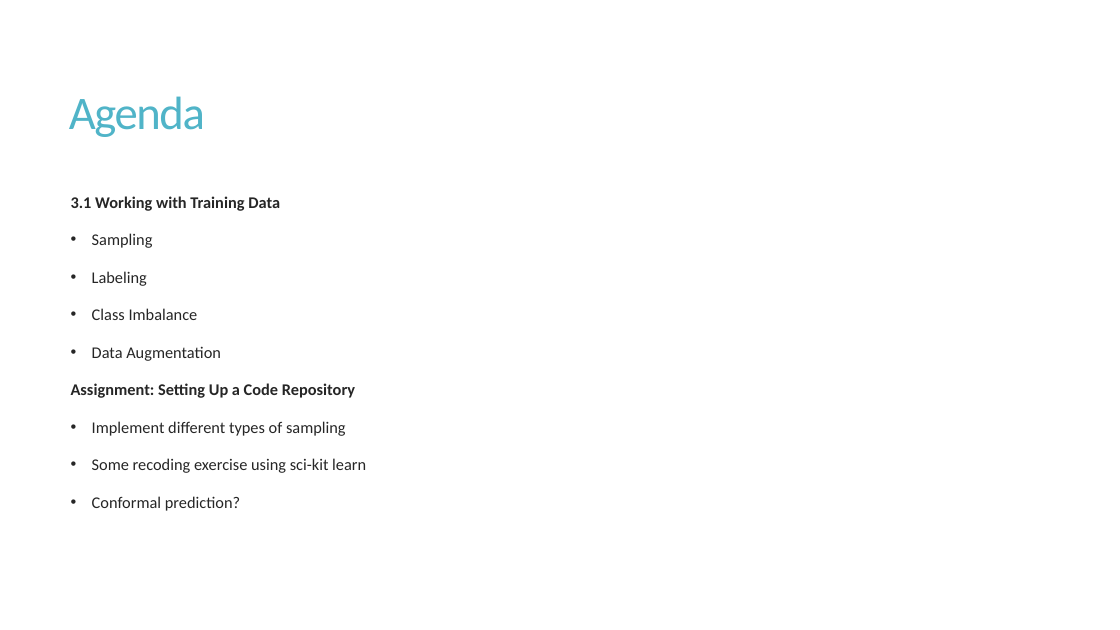
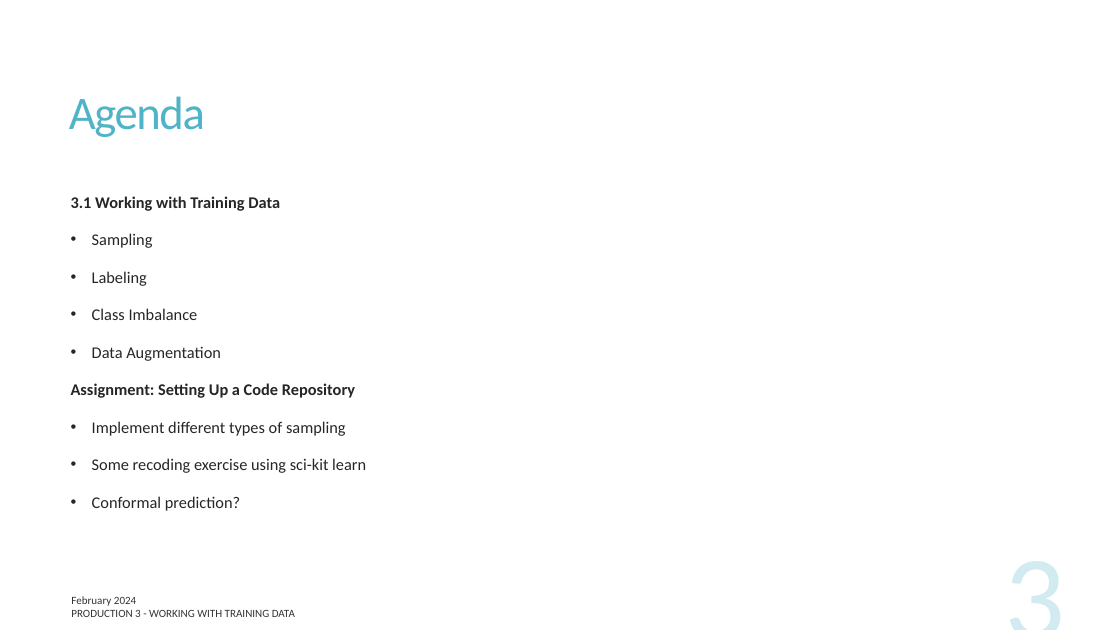
Before and after one commit to UofT-DSI/production, a slide deck: slide 3 of lessons/part_3/production_3.pptx. Drawn at 1120x630 pixels with LibreOffice and Linux fonts; fonts in the diff are those of the drawing. Boxes give left, top, right and bottom in pixels: in the first picture for what was removed or moved away, otherwise in the second. Text is boxed around its words. In the diff, an @@ line names an element or a change of style, - is before the commit and + after.

```diff
--- a/lessons/part_3/production_3.pptx
+++ b/lessons/part_3/production_3.pptx
@@ page number added at (x1=805, y1=540, x2=1074, y2=630), 103 pt, text #50B4C8 at 25% opacity @@
+3
@@ text added at (x1=71, y1=596, x2=136, y2=606), 9.5 pt, text #000000 at 80% opacity @@
+February 2024
@@ text added at (x1=71, y1=610, x2=295, y2=617), 9.5 pt, text #000000 at 80% opacity @@
+PRODUCTION 3 - WORKING WITH TRAINING DATA
```
Also in this commit, not shown: 18 other slides changed, 4 slides added, 4 slides removed, 2 other files.
